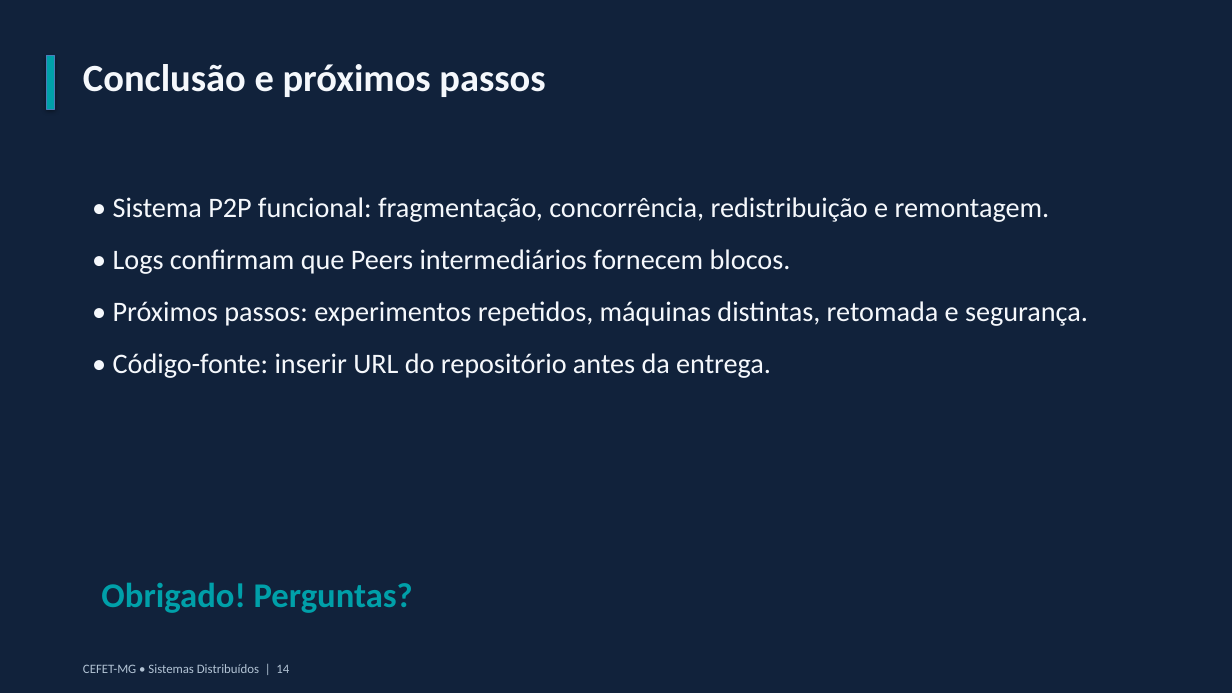
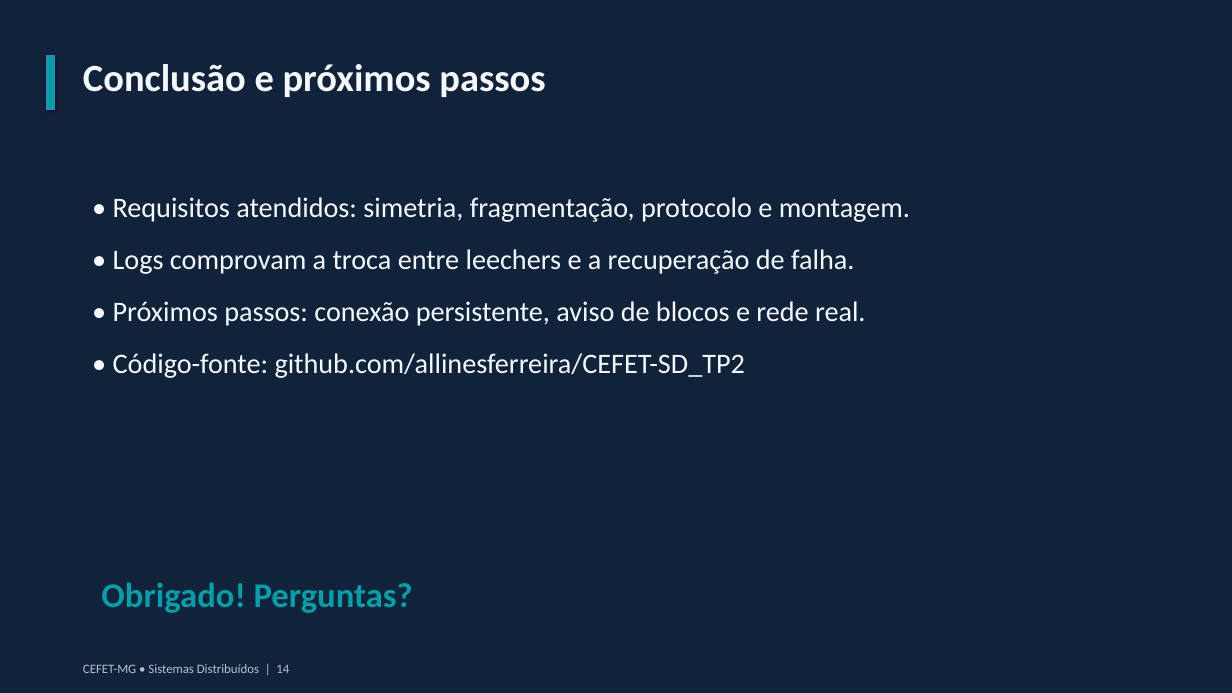
Before and after one commit to allinesferreira/CEFET-SD_TP2, a slide deck: slide 14 of docs/apresentacao.pptx. Drawn at 1232x693 pixels with LibreOffice and Linux fonts; fonts in the diff are those of the drawing. Boxes give left, top, right and bottom in pixels: in the first picture for what was removed or moved away, otherwise in the second. Text is boxed around its words. In the diff, an @@ line names an element or a change of style, - is before the commit and + after.

```diff
--- a/docs/apresentacao.pptx
+++ b/docs/apresentacao.pptx
@@ text at [113,197,910,378]: text changed @@
-• Sistema P2P funcional: fragmentação, concorrência, redistribuição e remontagem.
-• Logs confirmam que Peers intermediários fornecem blocos.
-• Próximos passos: experimentos repetidos, máquinas distintas, retomada e segurança.
-• Código-fonte: inserir URL do repositório antes da entrega.
+• Requisitos atendidos: simetria, fragmentação, protocolo e montagem.
+• Logs comprovam a troca entre leechers e a recuperação de falha.
+• Próximos passos: conexão persistente, aviso de blocos e rede real.
+• Código-fonte: github.com/allinesferreira/CEFET-SD_TP2
```
Also in this commit, not shown: 9 other slides changed.
